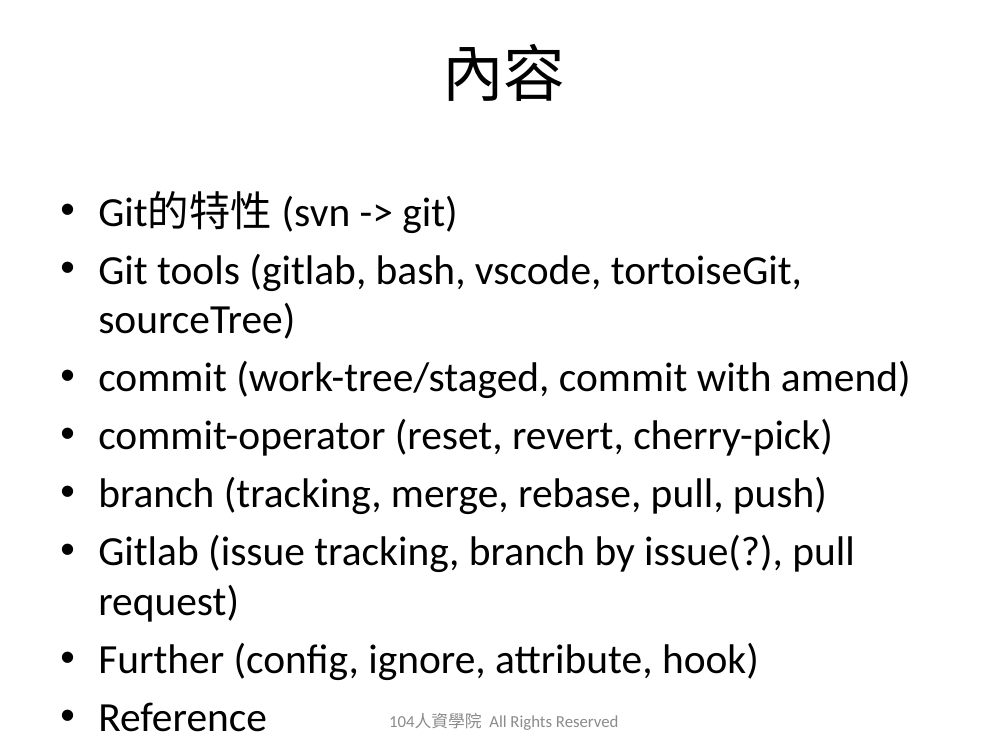
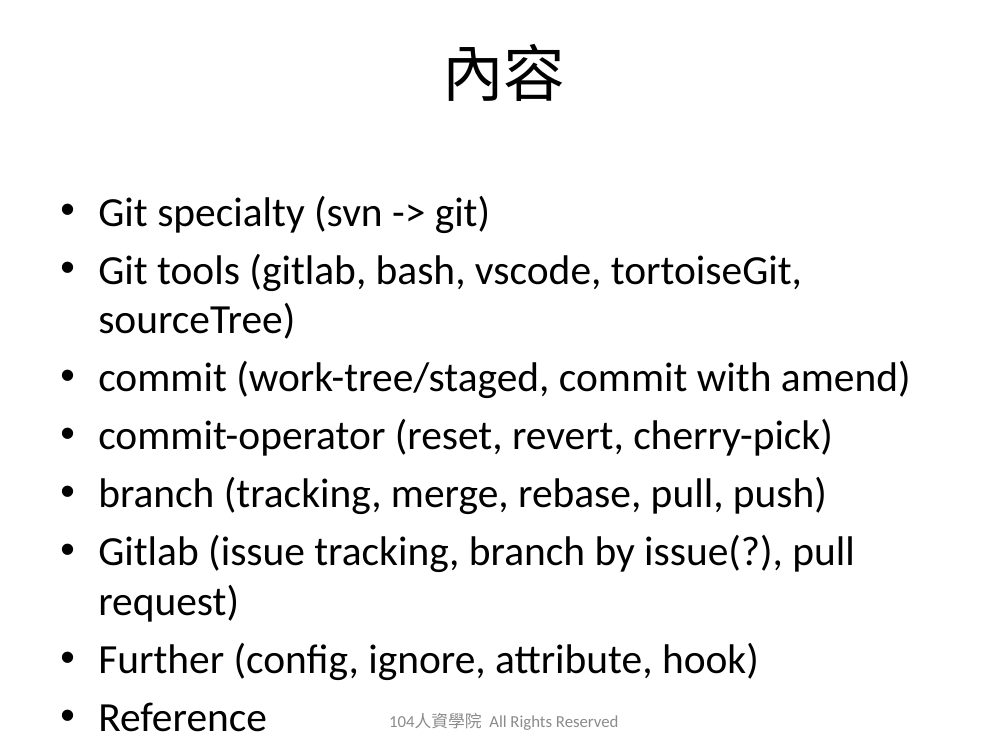
Before and after one commit to austinwang104/playGit, a slide deck: slide 2 of 2019_0627_Git_Share_HA.pptx. Drawn at 1008x756 pixels with LibreOffice and Linux fonts; fonts in the diff are those of the drawing; background and template pictures are left out. Boxes give left, top, right and bottom in pixels: in the first picture for what was removed or moved away, otherwise in the second. Text is boxed around its words. In the diff, an @@ line names an element or a change of style, - is before the commit and + after.

```diff
--- a/2019_0627_Git_Share_HA.pptx
+++ b/2019_0627_Git_Share_HA.pptx
@@ text at (98,196,490,233): text changed @@
-• Git的特性 (svn -> git)
+• Git specialty (svn -> git)
```
Also in this commit, not shown: 1 other file.
